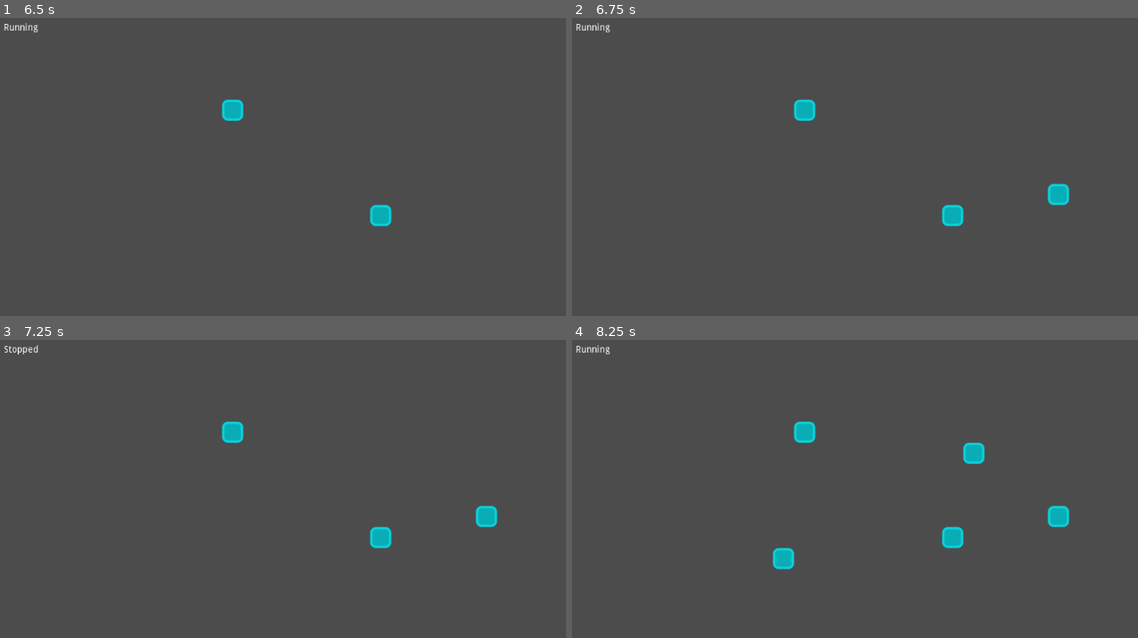
Above: before the commit, frames 1-4 (two rows, left to right).
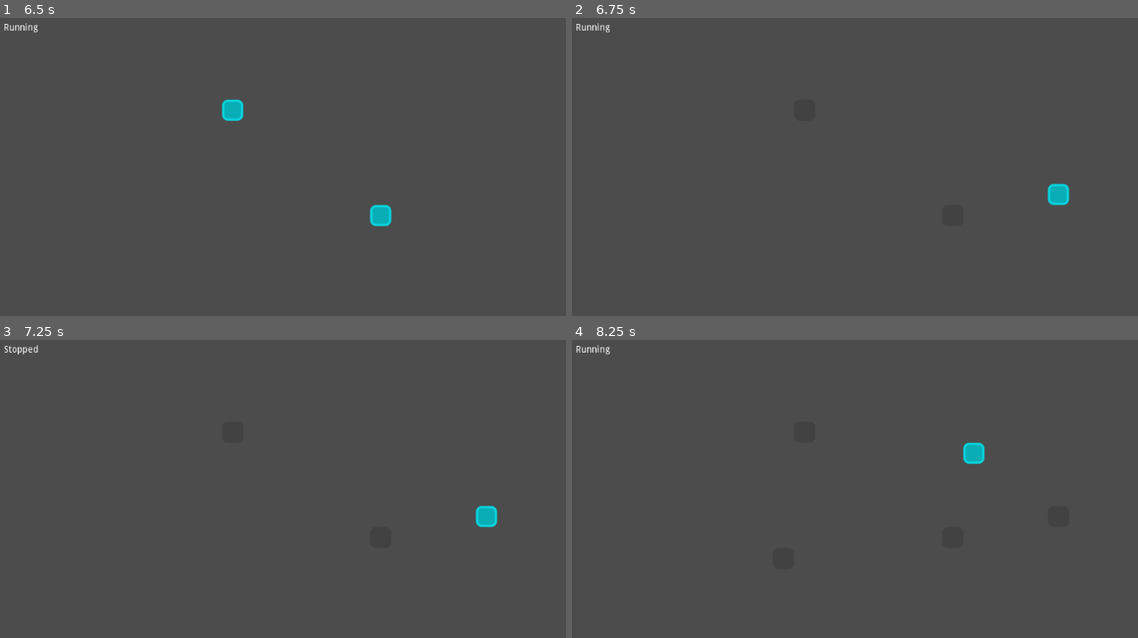
Above: after the commit, the same moments.

Repository: andrew-wilkes/godot-game-of-life
Game: Godot game, scene res://Main.tscn
The game is run twice, just before and just after one commit, with the same random seed, the same clock (stepped at 60 frames per second) and the same inputs.
Inputs (mouse positions are in pixels of both pictures, inside the frame that each line leads up to):
- Up to frame 1 (6.5 s): tap Enter (ui_accept) at 0.5, 0.77, 1.52, 2, 3.02, 3.5, 3.77, 4.52, 6.02 s; move the mouse to (486, 196) at 0.52 s; click (486, 196) at 0.67 s; tap Delete (ui_reset) at 1.25, 2.75, 4.15, 5 s; move the mouse to (203, 235) at 1.27 s; click (203, 235) at 1.42 s; move the mouse to (407, 128) at 2.02 s; click (407, 128) at 2.17 s; move the mouse to (305, 295) at 2.77 s; click (305, 295) at 2.92 s; move the mouse to (543, 274) at 3.52 s; click (543, 274) at 3.67 s; move the mouse to (135, 155) at 4.27 s; click (135, 155) at 4.42 s; move the mouse to (373, 214) at 5.02 s; click (373, 214) at 5.17 s; move the mouse to (237, 116) at 5.77 s; click (237, 116) at 5.92 s
- Up to frame 2 (6.75 s): move the mouse to (1058, 196) at 6.52 s; click (1058, 196) at 6.67 s
- Up to frame 3 (7.25 s): tap Enter (ui_accept) at 6.77 s
- Up to frame 4 (8.25 s): move the mouse to (775, 557) at 7.27 s; click (775, 557) at 7.42 s; tap Enter (ui_accept) at 7.52 s; move the mouse to (979, 450) at 8.02 s; click (979, 450) at 8.17 s

Frame 1 is identical in both runs. In frame 2, 0.5% of the frame differs, in the area x 39-70%, y 27-70%; in frame 3, 0.5%; in frame 4, 1.1%, in the area x 35-88%, y 27-78%.

Commit message:
Use vectors for keys and fix reset

Diff:
--- a/src/Main.gd
+++ b/src/Main.gd
@@ -43,24 +43,23 @@
 	# Convert mouse position to camera view coordinates
 	pos = mouse_pos_to_cam_pos(pos)
 	var grid_pos = get_grid_pos(pos)
-	var key = get_key(grid_pos)
-	if not cells.has(key):
-		add_new_cell(grid_pos, key)
+	if not cells.has(grid_pos):
+		add_new_cell(grid_pos)
 
 func mouse_pos_to_cam_pos(pos):
 	return pos + $Camera2D.offset / $Camera2D.zoom - get_viewport_rect().size / 2
 
-func add_new_cell(grid_pos, key):
+func add_new_cell(grid_pos):
 	var pos = grid_pos * 32.0
 	var cell = $Cell.duplicate()
 	cell.position = pos
 	add_child(cell)
 	cell.show()
-	cells[key] = cell
-	grids[1][key] = true
+	cells[grid_pos] = cell
+	grids[1][grid_pos] = true
 
 func remove_cell(pos: Vector2):
-	var key = get_key(get_grid_pos(mouse_pos_to_cam_pos(pos)))
+	var key = get_grid_pos(mouse_pos_to_cam_pos(pos))
 	# Check if user clicked in occupied position
 	if cells.has(key):
 		cells[key].queue_free()
@@ -71,8 +70,6 @@
 	var pixels = 32.0 / $Camera2D.zoom.x
 	return pos.snapped(Vector2(pixels, pixels)) / pixels
 
-func get_key(pos: Vector2) -> int:
-	return 0x8000 + int(pos.x) + 0x10000 * (int(pos.y) + 0x8000)
 
 func start_stop():
 	if $Timer.is_stopped() and cells.size() > 0:
@@ -90,14 +87,18 @@
 	$c/Stopped.show()
 	for key in cells.keys():
 		cells[key].queue_free()
-	grids[0].clear()
+	grids[1].clear()
 	cells.clear()
 
 func _on_Timer_timeout():
 	grids.invert()
 	grids[1].clear()
+	#print(grids[1])
+	#print(cells)
 	regenerate()
+	#print(grids[1])
 	add_new_cells()
+	#print(grids[1])
 	update_cells()
 
 func regenerate():
@@ -114,26 +115,23 @@
 
 var to_check = []
 
-func get_num_live_cells(key: int, first_pass = true):
+func get_num_live_cells(pos: Vector2, first_pass = true):
 	var num_live_cells = 0
 	for y in [-1, 0, 1]:
 		for x in [-1, 0, 1]:
 			if x != 0 or y != 0:
-				var nkey = key + x + 0x10000 * y
-				if grids[0].has(nkey):
-					if grids[0][nkey]:
+				var new_pos = pos + Vector2(x, y)
+				if grids[0].has(new_pos):
+					if grids[0][new_pos]: # If alive
 						num_live_cells += 1
 				else:
 					if first_pass:
-						to_check.append(nkey)
+						to_check.append(new_pos)
 	return num_live_cells
 
 func add_new_cells():
-	for key in to_check:
-		var n = get_num_live_cells(key, false)
-		if n == 3 and not grids[1].has(key):
-			add_new_cell(get_pos_from_key(key), key)
+	for pos in to_check:
+		var n = get_num_live_cells(pos, false)
+		if n == 3 and not grids[1].has(pos):
+			add_new_cell(pos)
 	to_check = []
-
-func get_pos_from_key(key):
-	return Vector2(key % 0x10000 - 0x8000, key / 0x10000 - 0x8000)
--- a/src/Main.tscn
+++ b/src/Main.tscn
@@ -7,6 +7,7 @@
 script = ExtResource( 1 )
 
 [node name="Timer" type="Timer" parent="."]
+wait_time = 0.5
 
 [node name="Camera2D" type="Camera2D" parent="."]
 current = true
